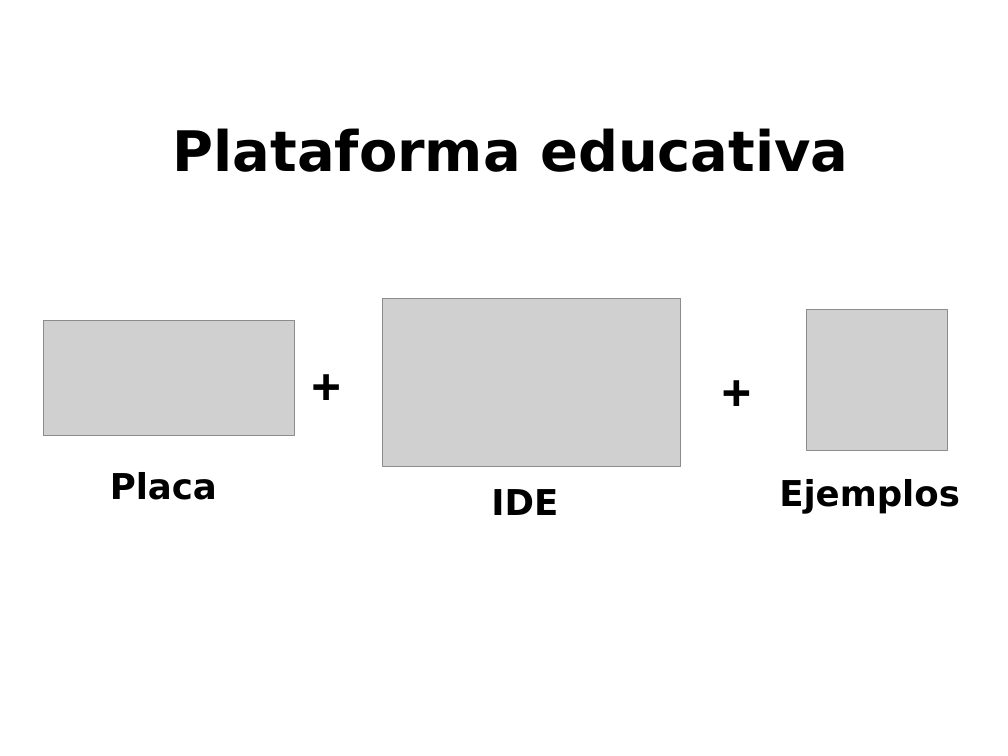
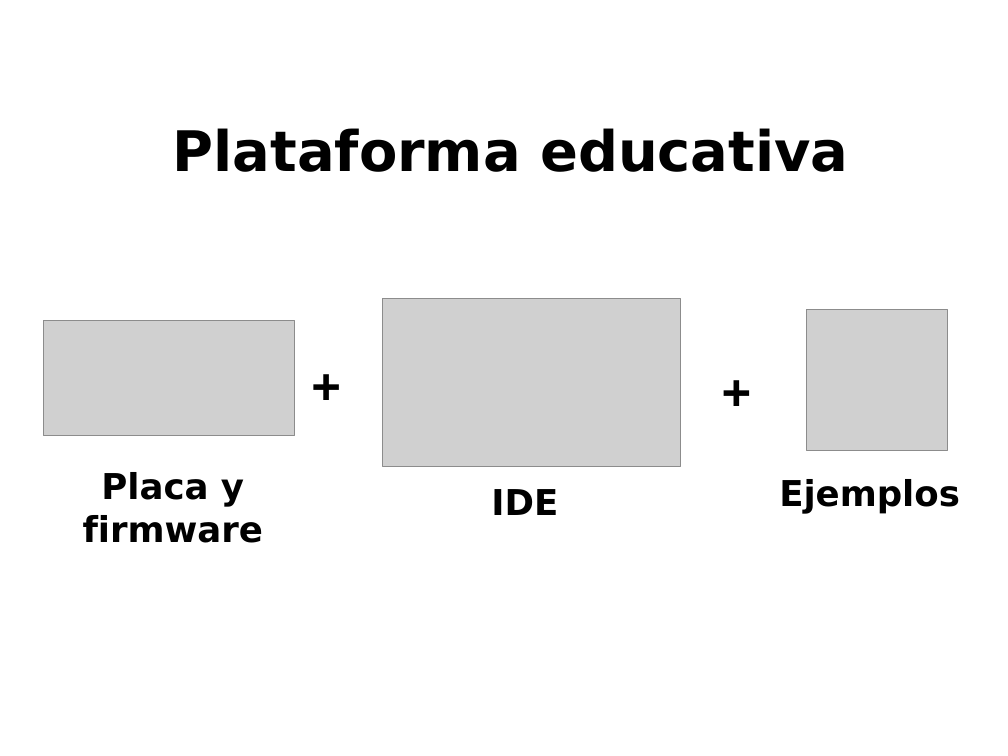
Before and after one commit to ernesto-g/tpfinalcese, a slide deck: slide 10 of presentacion/presentacion_v1.odp (slide 9 before the commit). Drawn at 1008x756 pixels with LibreOffice and Linux fonts; fonts in the diff are those of the drawing; grey boxes stand for pictures; background and template pictures are left out. Boxes give left, top, right and bottom in pixels: in the first picture for what was removed or moved away, otherwise in the second. Text is boxed around its words. In the diff, an @@ line names an element or a change of style, - is before the commit and + after.

Commit message:
presentacion

```diff
--- a/presentacion/presentacion_v1.odp
+++ b/presentacion/presentacion_v1.odp
@@ text at [83, 472, 263, 543]: text changed @@
-Placa
+Placa y
+firmware
```
Also in this commit, not shown: 7 other slides changed, 6 slides added, 2 other files.
